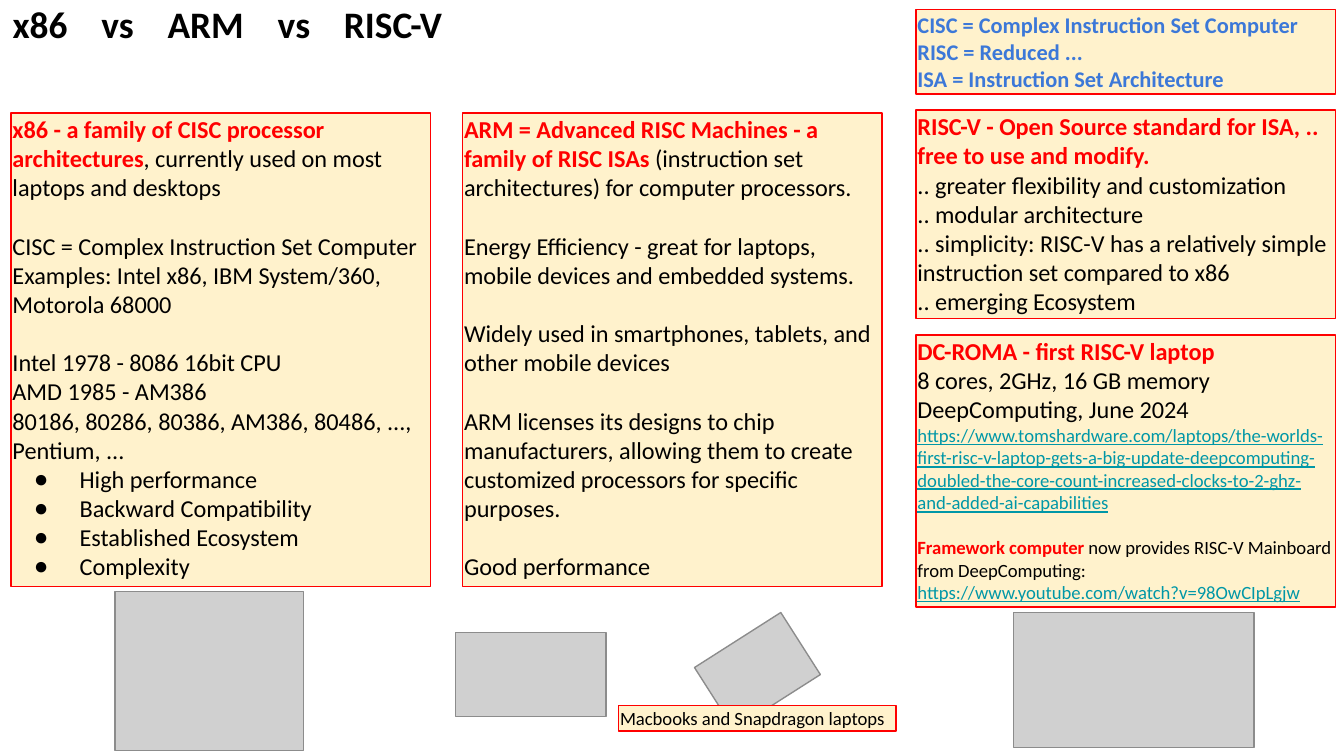
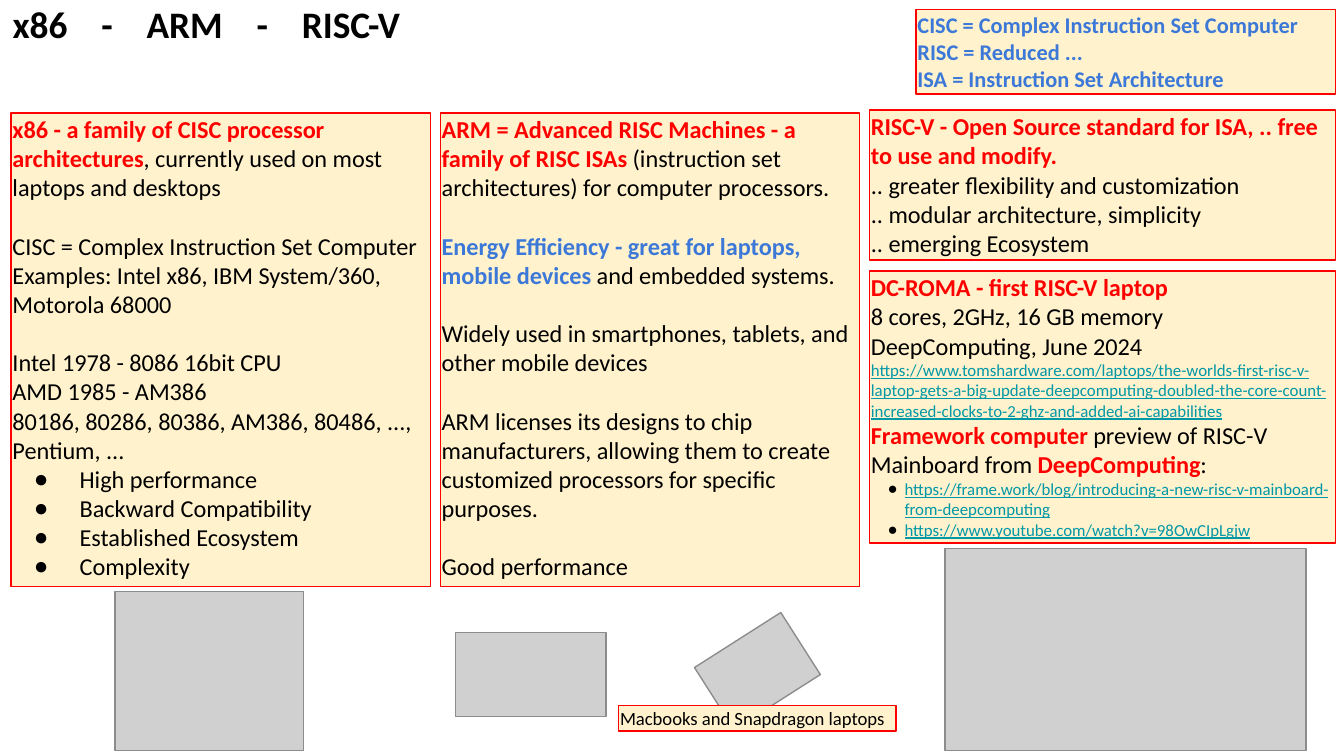
Before and after one commit to lselector/seminar, a slide deck: slide 8 of 2024/2024-07-18-AI-Updates.pptx (slide 6 before the commit). Drawn at 1344x756 pixels with LibreOffice and Linux fonts; fonts in the diff are those of the drawing; grey boxes stand for pictures. Boxes give left, top, right and bottom in pixels: in the first picture for what was removed or moved away, otherwise in the second. Text is boxed around its words. In the diff, an @@ line names an element or a change of style, - is before the commit and + after.

Commit message:
update

```diff
--- a/2024/2024-07-18-AI-Updates.pptx
+++ b/2024/2024-07-18-AI-Updates.pptx
@@ text at bbox=[13, 12, 400, 39]: text changed @@
-x86 vs ARM vs RISC-V
+x86 - ARM - RISC-V
@@ rectangle "ARM = Advanced RISC Machines ...": place and size @@
-rectangle "ARM = Advanced RISC Machines ..." at bbox=[462, 113, 882, 586]
+rectangle "ARM = Advanced RISC Machines ..." at bbox=[441, 113, 860, 586]
@@ rectangle "RISC-V - Open Source standard ...": place and size @@
-rectangle "RISC-V - Open Source standard ..." at bbox=[917, 110, 1336, 319]
+rectangle "RISC-V - Open Source standard ..." at bbox=[870, 110, 1336, 259]
@@ text in rectangle at bbox=[889, 206, 1201, 227]: text changed @@
-.. modular architecture
-.. simplicity: RISC-V has a relatively simple instruction set compared to x86
+.. modular architecture, simplicity
@@ text in rectangle at bbox=[442, 238, 835, 288]: text colour #000000 to #3C78D8, bold on in "Energy Efficiency - great for laptops, mobile ..." @@
@@ rectangle "DC-ROMA - first RISC-V laptop": place and size @@
-rectangle "DC-ROMA - first RISC-V laptop" at bbox=[917, 335, 1336, 606]
+rectangle "DC-ROMA - first RISC-V laptop" at bbox=[870, 271, 1336, 543]
@@ text in rectangle at bbox=[871, 364, 1326, 420]: size 10 to 9 pt in "https://www.tomshardware.com/laptops/the-worlds-first-risc-v ..." @@
@@ text in rectangle at bbox=[871, 427, 1329, 539]: text changed; size 10 to 9 pt; text colour #000000 to #0097A7 @@
-Framework computer now provides RISC-V Mainboard from DeepComputing:
-https://www.youtube.com/watch?v=98OwCIpLgjw
+Framework computer preview of RISC-V Mainboard from DeepComputing:
+● https://frame.work/blog/introducing-a-new-risc-v-mainboard-from-deepcomputing
+● https://www.youtube.com/watch?v=98OwCIpLgjw
@@ picture added at bbox=[945, 548, 1305, 750] @@
@@ picture removed at bbox=[1013, 613, 1254, 747] @@
```
Also in this commit, not shown: 5 other slides changed, 2 slides added, 1 slide removed.
